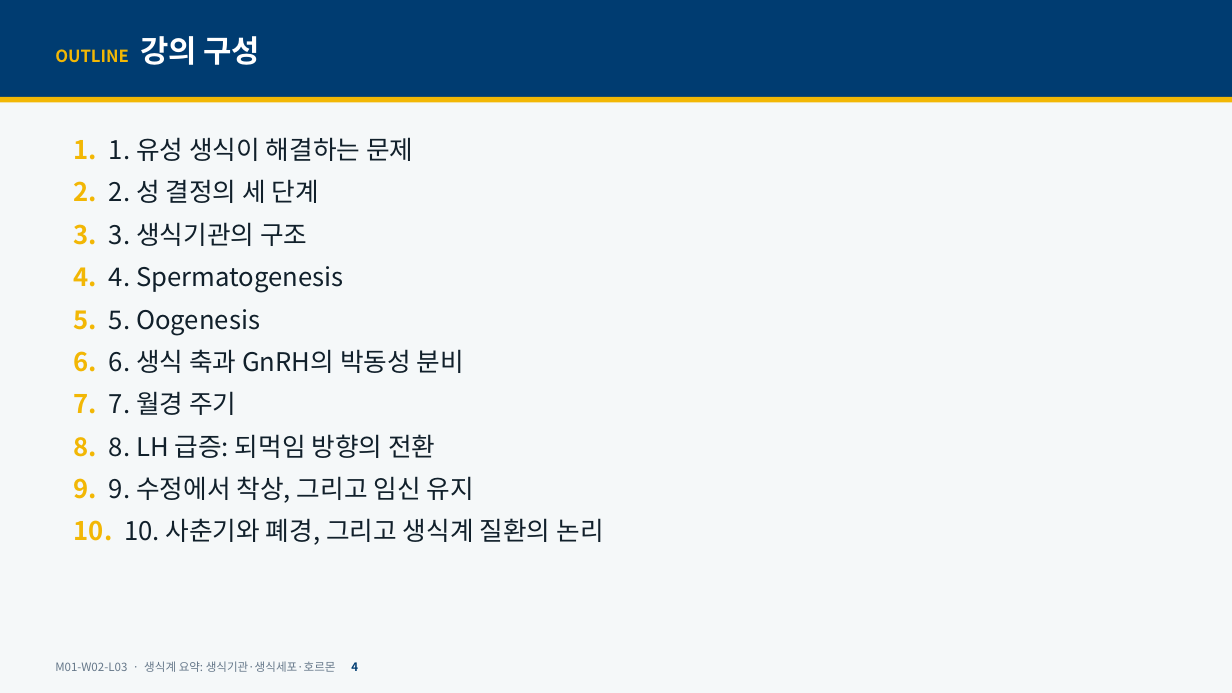
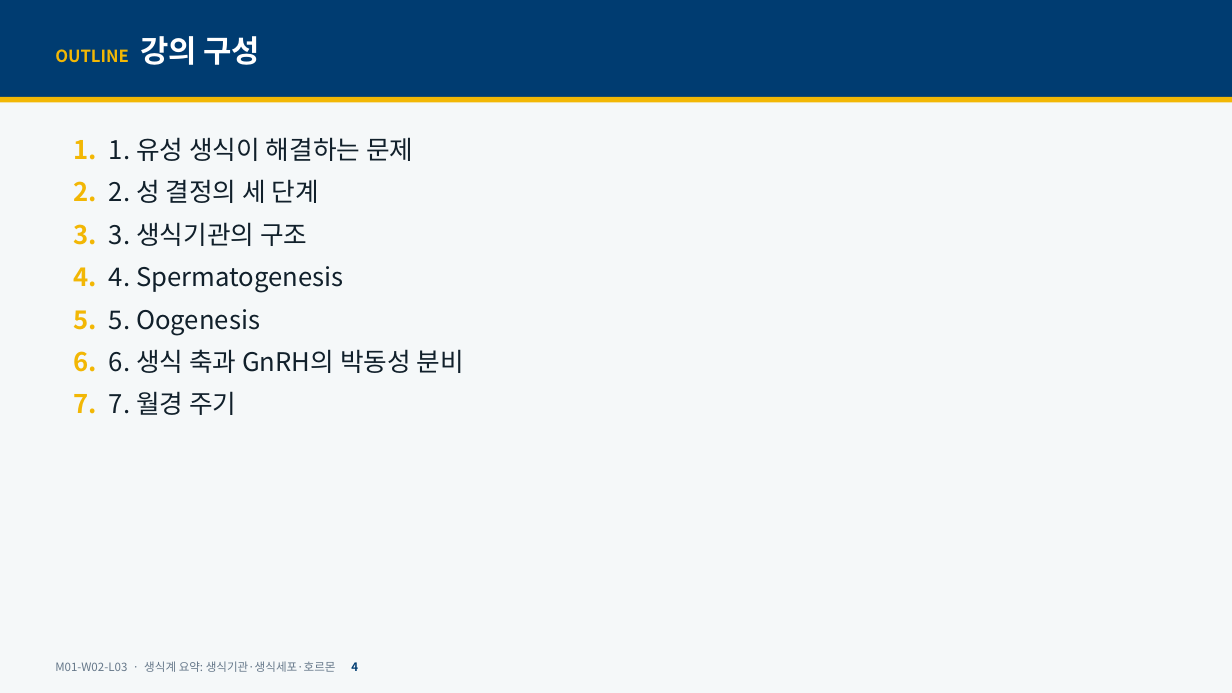
Before and after one commit to hoperiasd2/hoperiasd2.github.io, a slide deck: slide 4 of curriculum/M01/W02/L03/slides.pptx. Drawn at 1232x693 pixels with LibreOffice and Linux fonts; fonts in the diff are those of the drawing. Boxes give left, top, right and bottom in pixels: in the first picture for what was removed or moved away, otherwise in the second. Text is boxed around its words. In the diff, an @@ line names an element or a change of style, - is before the commit and + after.

```diff
--- a/curriculum/M01/W02/L03/slides.pptx
+++ b/curriculum/M01/W02/L03/slides.pptx
@@ text at <box>74,434,603,545</box>: paragraphs removed @@
-8. 8. LH 급증: 되먹임 방향의 전환
-9. 9. 수정에서 착상, 그리고 임신 유지
-10. 10. 사춘기와 폐경, 그리고 생식계 질환의 논리
```
Also in this commit, not shown: 21 other slides changed, 20 slides removed, 6 other files.
